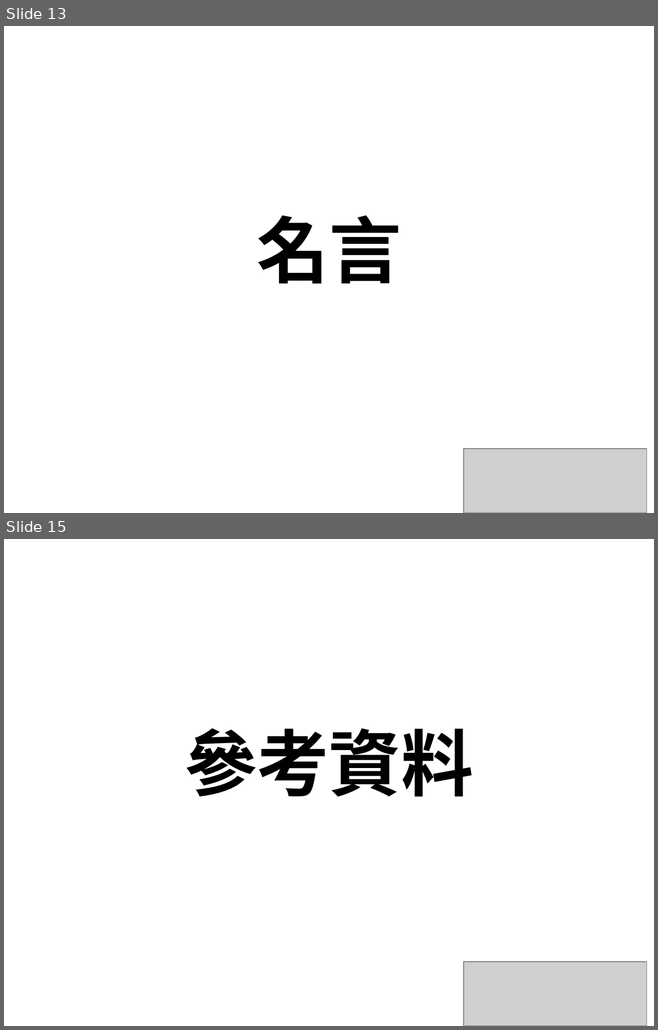
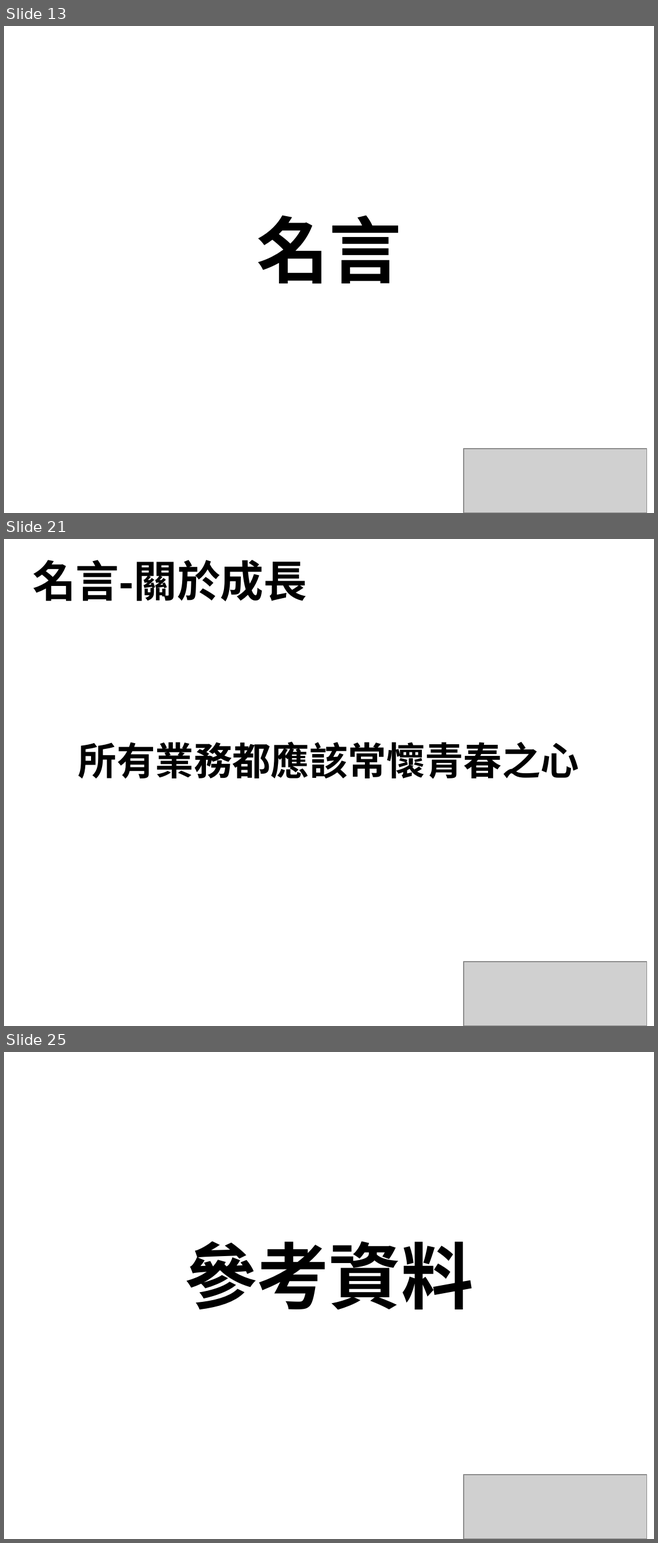
Before and after one commit to alex19891118/NTUB105, a slide deck: Amazon/Jeff Bezos .pptx. Shown one above the other, each under a label of ours: slides 13 and 15 before the commit, slides 13, 21 and 25 after it; the slides between them are not shown. The pictures are 658x1030 and 658x1543 pixels, drawn with LibreOffice and Linux fonts; fonts in the diff are those of the drawing; grey boxes stand for pictures. Boxes give left, top, right and bottom in pixels: in the first picture for what was removed or moved away, otherwise in the second. Text is boxed around its words. In the diff, an @@ line names an element or a change of style, - is before the commit and + after.

```diff
--- a/Amazon/Jeff Bezos .pptx
+++ b/Amazon/Jeff Bezos .pptx
@@ slide 21 added at (x1=4, y1=539, x2=654, y2=1026), background #FFFFFF @@
@@ title added at (x1=32, y1=560, x2=307, y2=602), 36 pt, text #000000, bold @@
+名言-關於成長
@@ text added at (x1=78, y1=741, x2=579, y2=779), 32 pt, text #000000, bold @@
+所有業務都應該常懷青春之心
@@ picture added at (x1=463, y1=962, x2=646, y2=1026) @@
@@ what was slide 15 is now slide 25 @@
```
Also in this commit, not shown: 10 other slides added, 1 slide removed.
